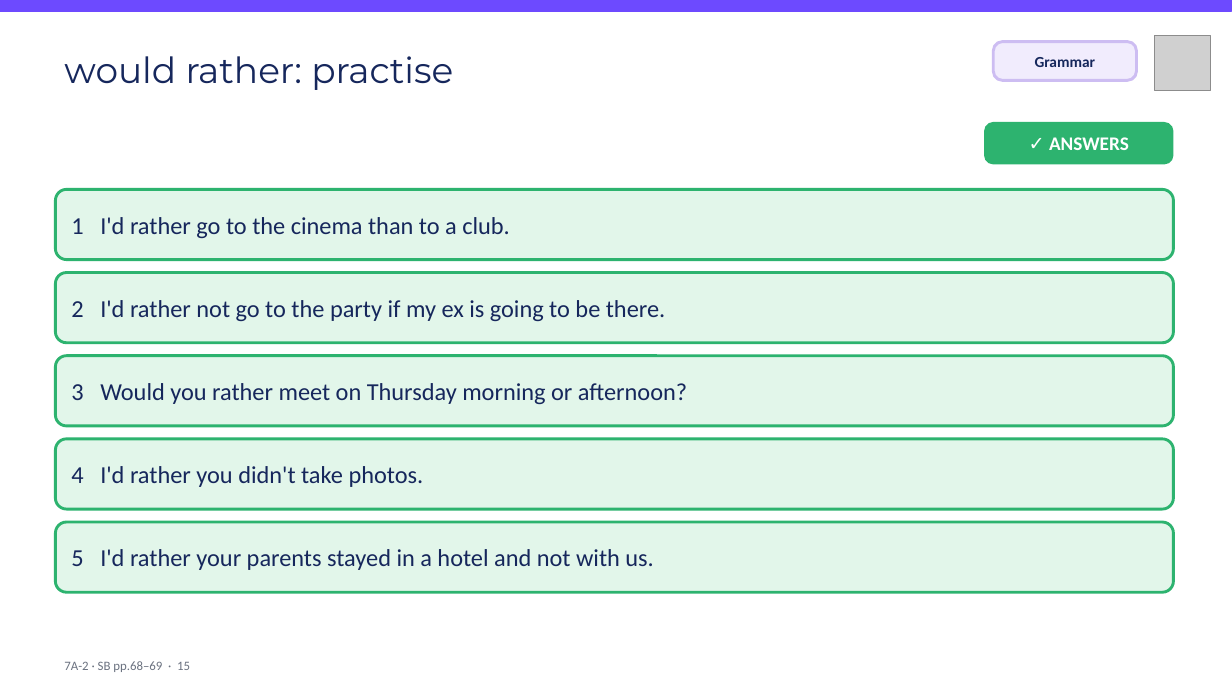
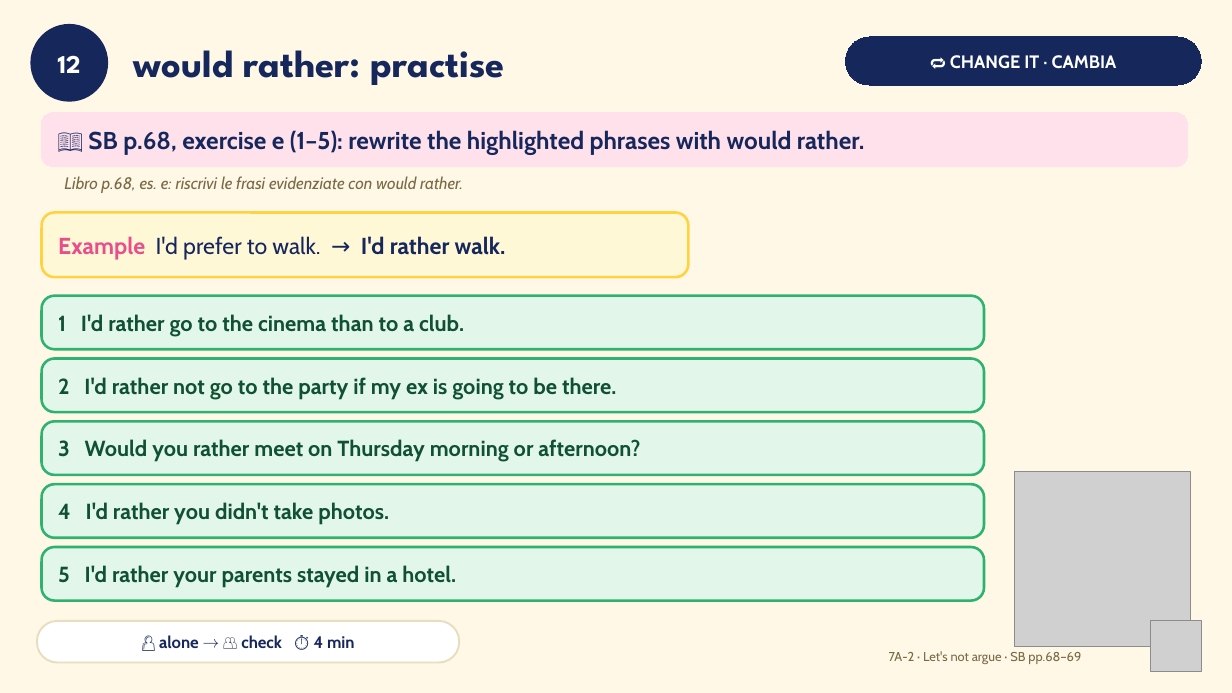
Before and after one commit to londonlanguageschool/Bagheria-, a slide deck: slide 12 of materials/B2/B2_7A-2_Lets_not_argue_2.pptx (slide 15 before the commit). Drawn at 1232x693 pixels with LibreOffice and Linux fonts; fonts in the diff are those of the drawing; grey boxes stand for pictures. Boxes give left, top, right and bottom in pixels: in the first picture for what was removed or moved away, otherwise in the second. Text is boxed around its words. In the diff, an @@ line names an element or a change of style, - is before the commit and + after.

```diff
--- a/materials/B2/B2_7A-2_Lets_not_argue_2.pptx
+++ b/materials/B2/B2_7A-2_Lets_not_argue_2.pptx
@@ background #FFFFFF to #FFF8E7 @@
@@ rectangle removed at bbox=[0, 0, 1232, 11] @@
@@ ellipse added at bbox=[32, 26, 106, 100], fill #16275C, outline #16275C 3 pt, 20 pt, text #FFFFFF, bold @@
+12
@@ text "would rather: practise": place and size @@
-text "would rather: practise" at bbox=[64, 56, 453, 90]
+text "would rather: practise" at bbox=[134, 50, 505, 85]
@@ text "would rather: practise" at bbox=[134, 50, 505, 85]: size 28 to 30 pt, font Montserrat to League Spartan, bold on @@
@@ rounded rectangle added at bbox=[846, 37, 1202, 85], fill #16275C, outline #16275C 0.75 pt, 14 pt, text #FFFFFF, bold @@
+🔁 CHANGE IT · CAMBIA
@@ rounded rectangle removed at bbox=[994, 42, 1137, 80] @@
-Grammar
@@ rounded rectangle added at bbox=[42, 113, 1188, 166], fill #FFE1EC, outline #FFE1EC 0.75 pt, 19 pt, text #16275C, bold @@
+📖 SB p.68, exercise e (1–5): rewrite the highlighted phrases with would rather.
@@ rounded rectangle removed at bbox=[984, 122, 1174, 165] @@
-✓ ANSWERS
@@ text added at bbox=[64, 176, 463, 193], 13 pt, text #7A6A45, italic @@
+Libro p.68, es. e: riscrivi le frasi evidenziate con would rather.
@@ rounded rectangle added at bbox=[42, 213, 689, 277], fill #FFF8D6, outline #FFD23F 2 pt, 18 pt, text #16275C, bold @@
+Example I'd prefer to walk. → I'd rather walk.
@@ size 19 to 17 pt, font Calibri to Cabin, text colour #16275C to #0F5132, bold on; outline #2DB36F 2.25 pt to #2DB36F 2 pt; proportions changed in 4 elements at bbox=[42, 484, 984, 538], bbox=[42, 421, 984, 475], bbox=[42, 359, 984, 412], bbox=[42, 296, 984, 349] @@
@@ rounded rectangle "1 I'd rather go to ...": place and size @@
-rounded rectangle "1 I'd rather go to ..." at bbox=[55, 189, 1174, 260]
+rounded rectangle "1 I'd rather go to ..." at bbox=[42, 296, 984, 349]
@@ rounded rectangle "2 I'd rather not go ...": place and size @@
-rounded rectangle "2 I'd rather not go ..." at bbox=[55, 273, 1174, 343]
+rounded rectangle "2 I'd rather not go ..." at bbox=[42, 359, 984, 412]
@@ rounded rectangle "3 Would you rather meet ...": place and size @@
-rounded rectangle "3 Would you rather meet ..." at bbox=[55, 356, 1174, 426]
+rounded rectangle "3 Would you rather meet ..." at bbox=[42, 421, 984, 475]
@@ picture added at bbox=[1015, 471, 1190, 647] @@
@@ rounded rectangle "4 I'd rather you didn't ...": place and size @@
-rounded rectangle "4 I'd rather you didn't ..." at bbox=[55, 439, 1174, 509]
+rounded rectangle "4 I'd rather you didn't ..." at bbox=[42, 484, 984, 538]
@@ rounded rectangle "5 I'd rather your parents ...": place and size @@
-rounded rectangle "5 I'd rather your parents ..." at bbox=[55, 522, 1174, 592]
+rounded rectangle "5 I'd rather your parents ..." at bbox=[42, 547, 984, 601]
@@ rounded rectangle "5 I'd rather your parents ..." at bbox=[42, 547, 984, 601]: outline #2DB36F 2.25 pt to #2DB36F 2 pt; proportions changed @@
@@ text in rounded rectangle at bbox=[58, 565, 456, 588]: text changed; size 19 to 17 pt; font Calibri to Cabin; text colour #16275C to #0F5132; bold on @@
-5 I'd rather your parents stayed in a hotel and not with us.
+5 I'd rather your parents stayed in a hotel.
@@ rounded rectangle added at bbox=[37, 621, 459, 663], fill #FFFFFF, outline #E8DDBF 1.5 pt, 13 pt, text #16275C, bold @@
+👤 alone → 👥 check ⏱ 4 min
@@ picture: place and size @@
-picture at bbox=[1155, 35, 1211, 91]
+picture at bbox=[1151, 621, 1202, 672]
@@ text at bbox=[889, 651, 1081, 664]: text changed; font Calibri to Cabin; text colour #6B7280 to #7A6A45 @@
-7A-2 · SB pp.68–69 · 15
+7A-2 · Let's not argue · SB pp.68–69
```
Also in this commit, not shown: 10 other slides changed, 9 slides added, 12 slides removed, 27 other files.
